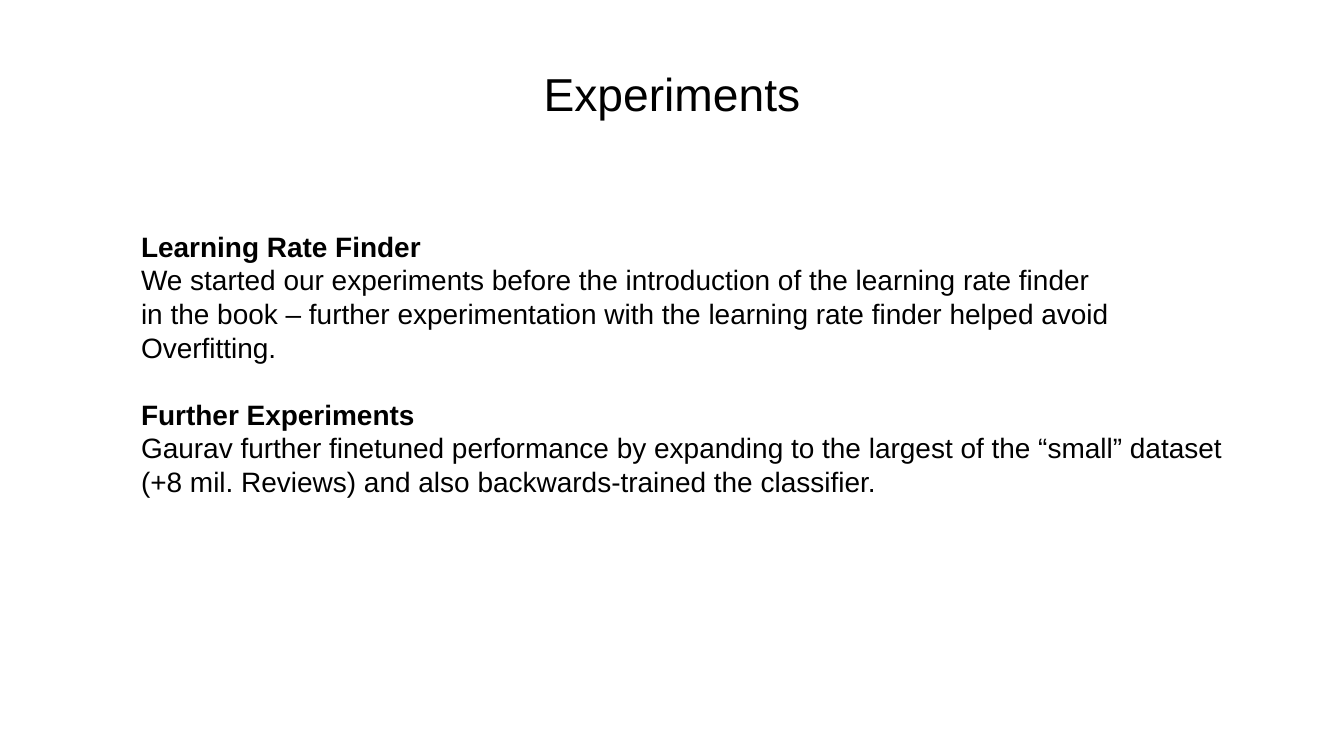
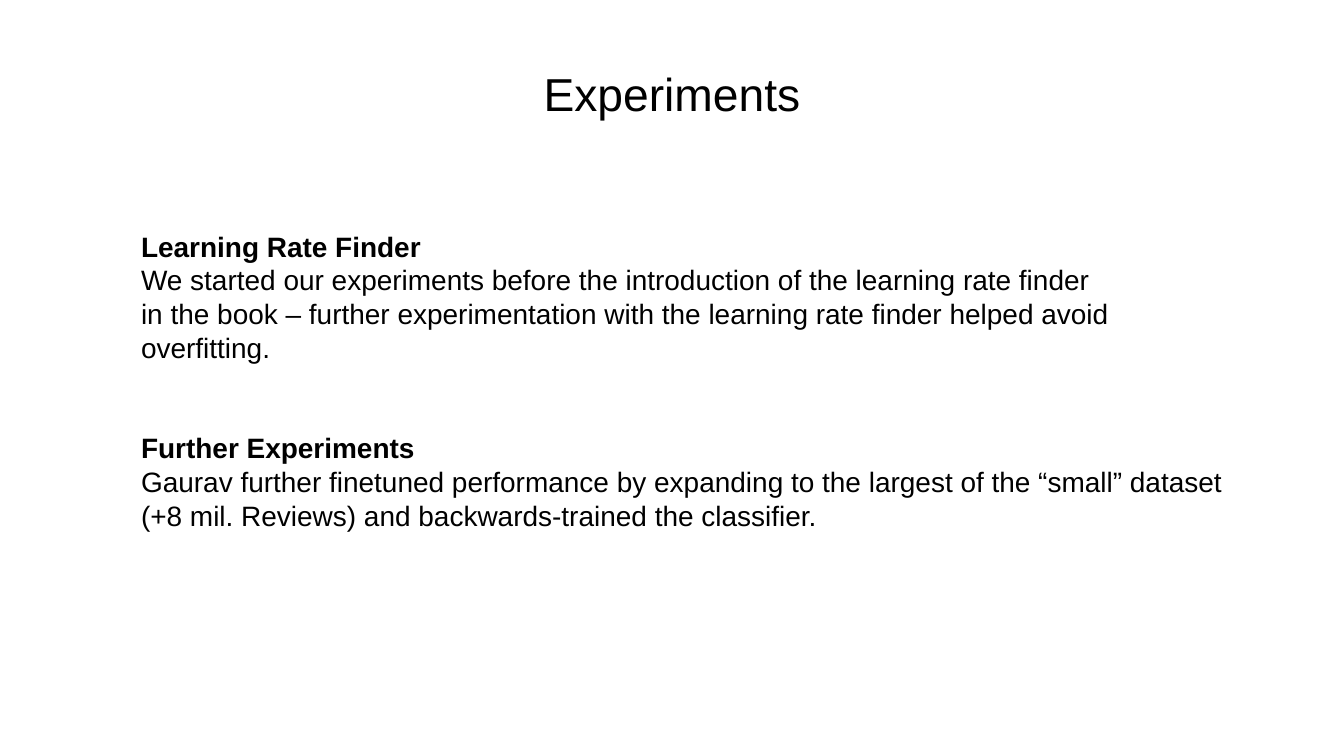
Before and after one commit to postprandial/fastai-amazonreview, a slide deck: slide 9 of Amazon_Review_Helpfulness_NLP-1-ONLINE.pptx. Drawn at 1344x756 pixels with LibreOffice and Linux fonts; fonts in the diff are those of the drawing. Boxes give left, top, right and bottom in pixels: in the first picture for what was removed or moved away, otherwise in the second. Text is boxed around its words. In the diff, an @@ line names an element or a change of style, - is before the commit and + after.

```diff
--- a/Amazon_Review_Helpfulness_NLP-1-ONLINE.pptx
+++ b/Amazon_Review_Helpfulness_NLP-1-ONLINE.pptx
@@ text at (141,337,270,363): text changed @@
-Overfitting.
+overfitting.
@@ text at (141,471,1222,531): text changed @@
-Gaurav further finetuned performance by expanding to the largest of the “small” dataset
-(+8 mil. Reviews) and also backwards-trained the classifier.
+Gaurav further finetuned performance by expanding to the largest of the “small” dataset (+8 mil. Reviews) and backwards-trained the classifier.
```
Also in this commit, not shown: 7 other slides changed.
